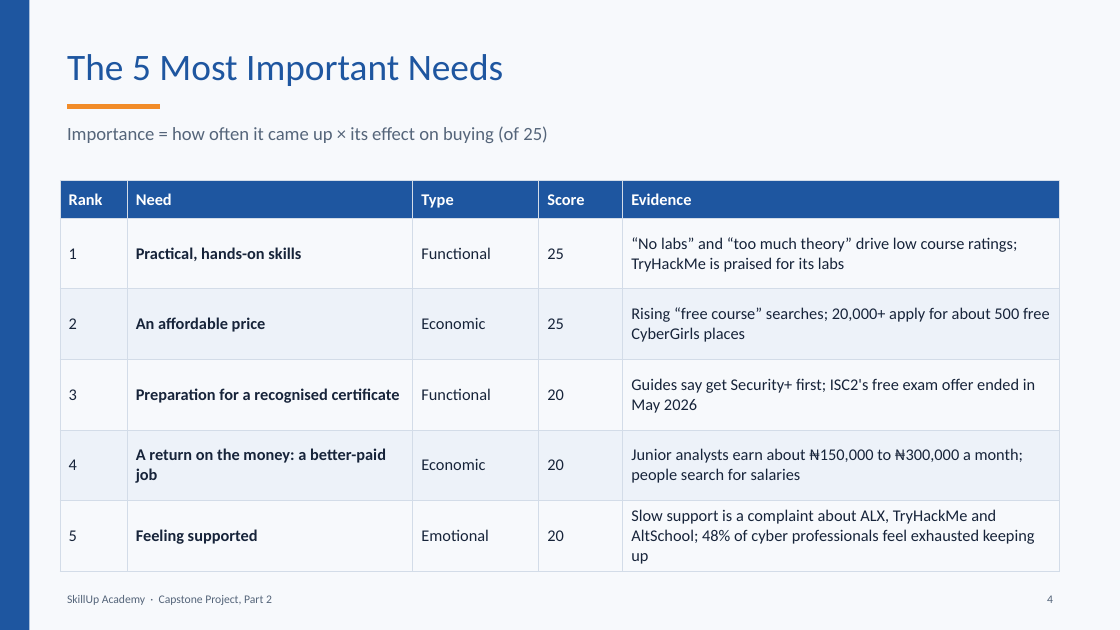
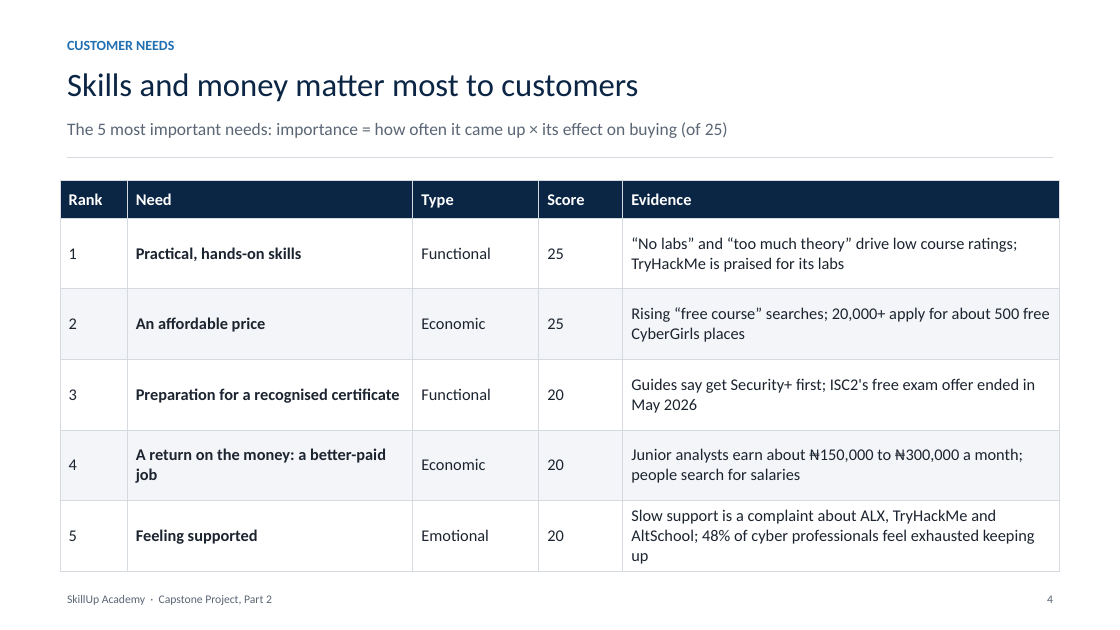
Before and after one commit to BadboyVee/BlackHoleeee, a slide deck: slide 4 of capstone/Customer_Analysis.pptx. Drawn at 1120x630 pixels with LibreOffice and Linux fonts; fonts in the diff are those of the drawing. Boxes give left, top, right and bottom in pixels: in the first picture for what was removed or moved away, otherwise in the second. Text is boxed around its words. In the diff, an @@ line names an element or a change of style, - is before the commit and + after.

```diff
--- a/capstone/Customer_Analysis.pptx
+++ b/capstone/Customer_Analysis.pptx
@@ background #F7F9FC to #FFFFFF @@
@@ rectangle removed at [0,0,29,630] @@
@@ text added at [67,41,174,50], 12 pt, text #1F6FB2, bold @@
+CUSTOMER NEEDS
@@ title at [67,73,638,102]: text changed; size 32 to 28 pt; text colour #1E56A0 to #0B2545 @@
-The 5 Most Important Needs
+Skills and money matter most to customers
@@ line removed from (67, 107) to (160, 107) @@
@@ text at [67,122,728,138]: text changed; size 16 to 15 pt; text colour #55657A to #5B6675 @@
-Importance = how often it came up × its effect on buying (of 25)
+The 5 most important needs: importance = how often it came up × its effect on buying (of 25)
@@ line added from (67, 158) to (1053, 158), #D5DAE1 1 pt @@
@@ table at [60,181,1060,571] @@
@@ fill #1E56A0 to #0B2545 in row 1 @@
@@ fill #EDF2F9 to #F3F5F8 in 10 cells @@
@@ text colour #17243A to #1C2430 @@
@@ borders changed @@
```
Also in this commit, not shown: 15 other slides changed, 7 other files.
